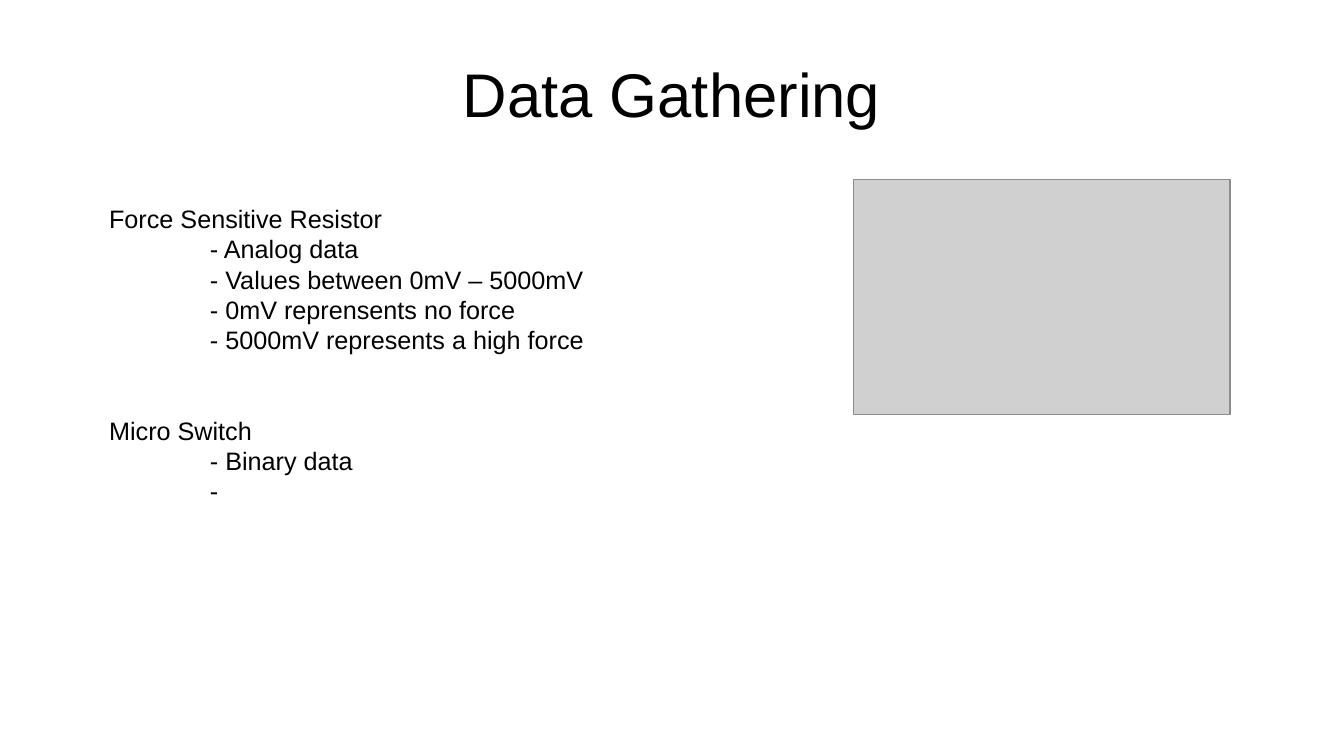
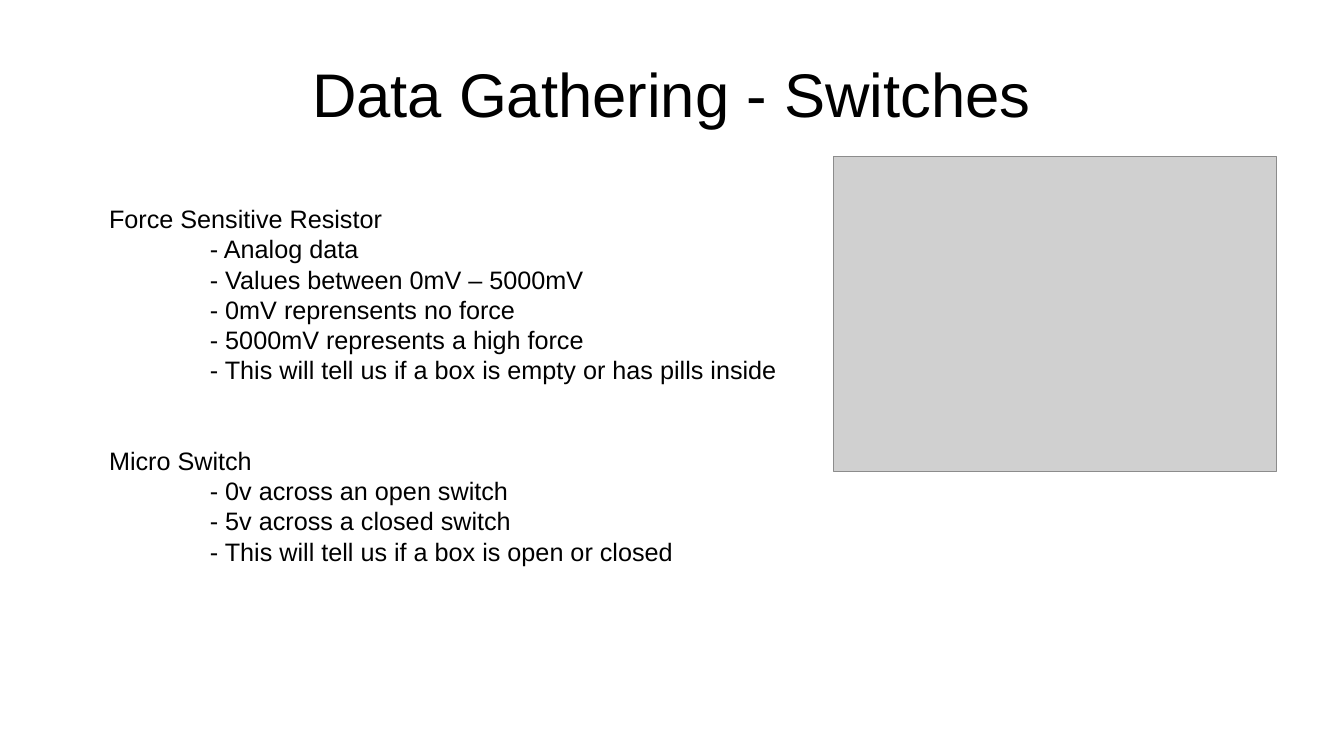
Before and after one commit to cianashby1337/IOT_CA1_Documentation, a slide deck: slide 4 of Slideshow template.pptx. Drawn at 1344x756 pixels with LibreOffice and Linux fonts; fonts in the diff are those of the drawing; grey boxes stand for pictures. Boxes give left, top, right and bottom in pixels: in the first picture for what was removed or moved away, otherwise in the second. Text is boxed around its words. In the diff, an @@ line names an element or a change of style, - is before the commit and + after.

Commit message:
User data slide

```diff
--- a/Slideshow template.pptx
+++ b/Slideshow template.pptx
@@ title at (312, 72, 1030, 129): text changed @@
-Data Gathering
+Data Gathering - Switches
@@ picture: place and size @@
-picture at (853, 179, 1230, 414)
+picture at (834, 156, 1277, 472)
@@ text at (225, 360, 776, 385): paragraph added @@
+- This will tell us if a box is empty or has pills inside
@@ text at (225, 481, 673, 566): text changed @@
-- Binary data
--
+- 0v across an open switch
+- 5v across a closed switch
+- This will tell us if a box is open or closed
```
Also in this commit, not shown: 1 other slide changed.
